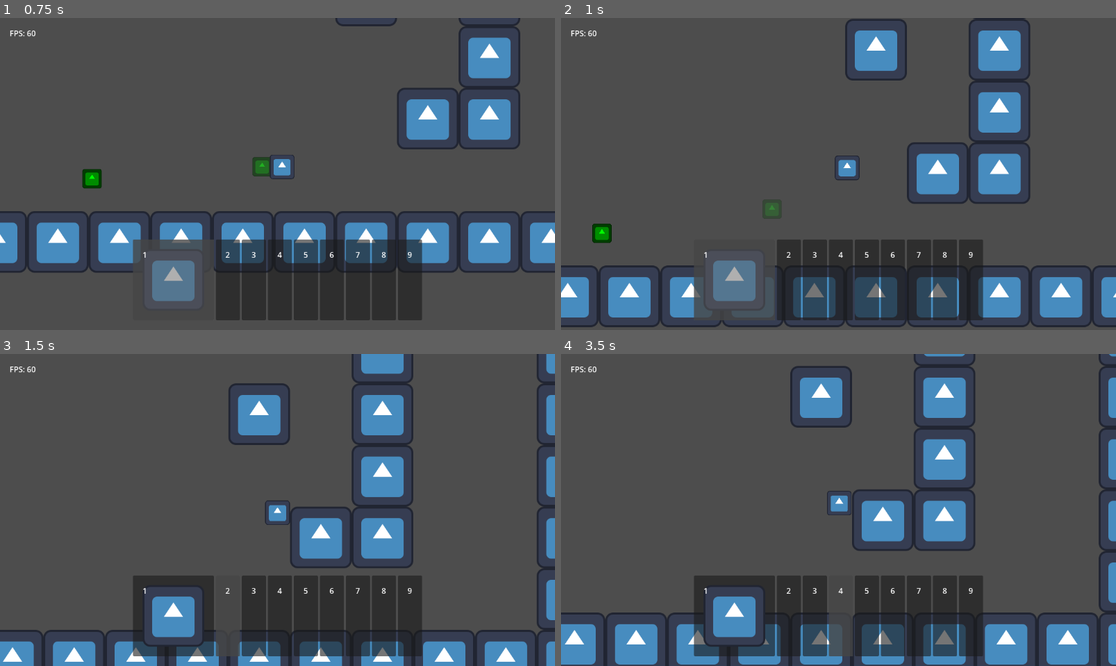
Above: before the commit, frames 1-4 (two rows, left to right).
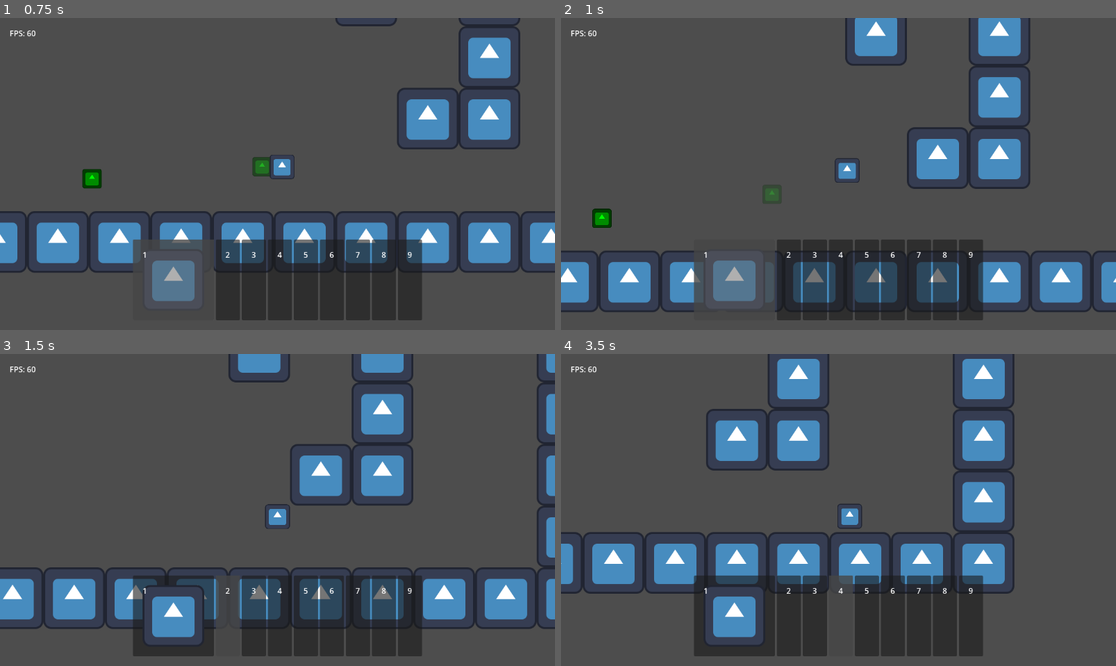
Above: after the commit, the same moments.

Repository: TheHumanMRP/RPG-Life-Tracker
Game: Godot game, scene res://Folders/Systems/Main/Scenes/main_scene.tscn
Same seed, same stepped clock (60 frames per second), same inputs: the game is played once before the commit and once after it. The engine's default icon, where the game draws it, is replaced by a stand-in: a white triangle on a blue panel in a dark square.
Inputs (mouse positions are in pixels of both pictures, inside the frame that each line leads up to):
- Up to frame 1 (0.75 s): move the mouse to (172, 280) at 0.52 s; hold D (move_right) from 0.53 s (still down); tap Space (jump) at 0.6 s; click (172, 280) at 0.67 s
- Up to frame 2 (1 s): keep holding D (move_right); tap Space (jump) at 0.77 s
- Up to frame 3 (1.5 s): keep holding D (move_right); tap Space (jump) at 1.07 s; move the mouse to (227, 616) at 1.27 s; tap I (add_test_sword) at 1.35 s; click (227, 616) at 1.42 s
- Up to frame 4 (3.5 s): tap Space (jump) at 1.52, 1.55, 1.82, 2.1, 3.02, 3.05, 3.32 s; move the mouse to (816, 616) at 2.02 s; release D (move_right) at 2.03 s; hold A (move_left) 2.03-2.78 s; click (816, 616) at 2.17 s; move the mouse to (838, 616) at 2.77 s; hold D (move_right) from 2.78 s (still down); tap I (add_test_sword) at 2.85 s; click (838, 616) at 2.92 s

Frame 1 is identical in both runs. In frame 2, 14% of the frame differs, in the area x 0-100%, y 0-100%; in frame 3, 22%; in frame 4, 32%.
Error in both runs: Invalid call. Nonexistent function 'get_inventory' in base 'Node (global.gd)'. (res://Folders/Systems/Inventory_System/Scripts/hotbar_logic.gd:61)

Commit message:
Auto commit at 2026-07-12 12:03:18

Diff:
--- a/Folders/Components/movement_component.gd
+++ b/Folders/Components/movement_component.gd
@@ -96,6 +96,11 @@
 
 func handle_jump(velocity: Vector2, is_on_wall: bool, is_on_floor: bool, wall_dir: int, jump: bool) -> Vector2:
 	if jump:
+		jumped = true
+
+		if not is_on_floor and not is_on_wall:
+			air_jumped = true
+
 		if is_on_wall:
 			velocity.x = wall_dir * wall_jump_force
 			velocity.y = - jump_force
@@ -103,9 +108,4 @@
 		if not air_jumped:
 			velocity.y = - jump_force
 
-		if not is_on_floor and not is_on_wall:
-			air_jumped = true
-
-		jumped = true
-
 	return velocity
